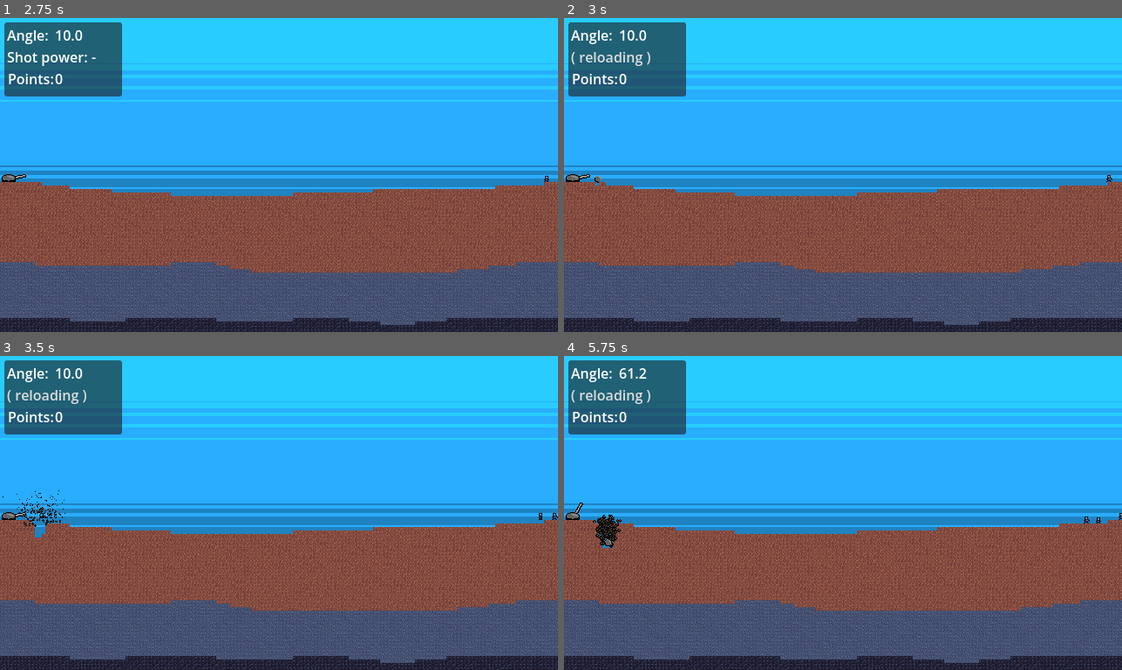
Above: before the commit, frames 1-4 (two rows, left to right).
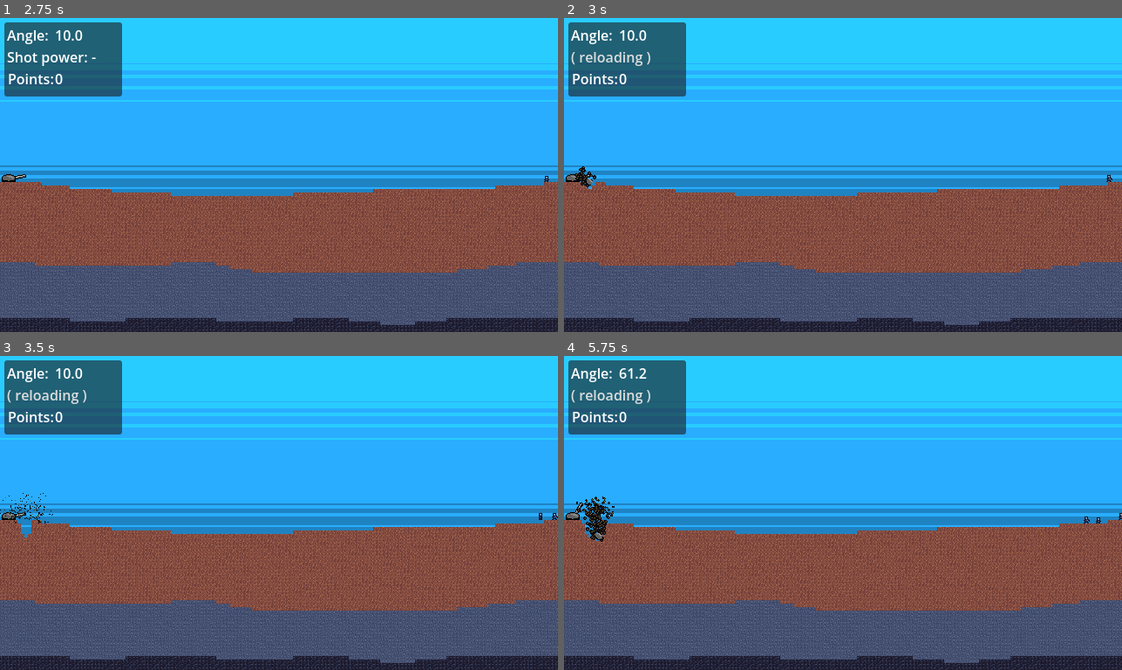
Above: after the commit, the same moments.

Repository: hunttis/ld-60
Game: Godot game, scene res://assets/scenes/master.tscn
Same seed, same stepped clock (60 frames per second), same inputs: the game is played once before the commit and once after it.
Inputs (mouse positions are in pixels of both pictures, inside the frame that each line leads up to):
- Up to frame 1 (2.75 s): click "Start" at 0.5 s; tap Enter at 1.25 s; move the mouse to (401, 159) at 1.27 s; hold Right (lower_cannon_angle) 1.28-2.03 s; move the mouse to (167, 190) at 2.02 s; tap Left (raise_cannon_angle) at 2.1 s
- Up to frame 2 (3 s): tap Space (shoot) at 2.75 s; move the mouse to (898, 105) at 2.77 s; hold Space (shoot) from 2.78 s (still down)
- Up to frame 3 (3.5 s): keep holding Space (shoot)
- Up to frame 4 (5.75 s): move the mouse to (815, 575) at 3.52 s; release Space (shoot) at 3.53 s; tap Right (lower_cannon_angle) at 3.6 s; tap Enter at 4.25 s; move the mouse to (1010, 560) at 4.27 s; hold Left (raise_cannon_angle) 4.28-5.03 s; move the mouse to (675, 465) at 5.02 s; tap Space (shoot) at 5.1 s

Frame 1 is identical in both runs. In frame 2, 0.1% of the frame differs, in the area x 1-7%, y 47-55%; in frame 3, 0.4%; in frame 4, 0.6%, in the area x 2-11%, y 44-62%.

Commit message:
Cannonball causes damage to enemies

Diff:
--- a/assets/scenes/ammo/cannonball.gd
+++ b/assets/scenes/ammo/cannonball.gd
@@ -27,7 +27,7 @@
       if tile_center.distance_to(center) <= destruction_radius:
         var info = tilemap_layer.get_cell_tile_data(coords)
         var tile_hitpoints = info.get_custom_data("hitpoints")
-        print("Hit tile HP: ", tile_hitpoints)
+        #print("Hit tile HP: ", tile_hitpoints)
         if health > tile_hitpoints:
           tilemap_layer.erase_cell(coords)
         health -= tile_hitpoints
--- a/assets/scenes/ammo/cannonball.tscn
+++ b/assets/scenes/ammo/cannonball.tscn
@@ -10,6 +10,8 @@
 radius = 8.0
 
 [node name="Cannonball" type="RigidBody2D" unique_id=631594940]
+collision_layer = 8
+collision_mask = 2
 physics_material_override = SubResource("PhysicsMaterial_gmekx")
 continuous_cd = 2
 contact_monitor = true
--- a/assets/scenes/enemies/enemy.gd
+++ b/assets/scenes/enemies/enemy.gd
@@ -62,3 +62,9 @@
 func _physics_process(delta):
   before_move.emit(delta)
   move_and_slide()
+
+func _on_enemy_hurtbox_body_entered(projectile: Node2D) -> void:
+  # only matches collision layer 4 (projectiles)
+  var cannonball_speed = projectile.linear_velocity.length()
+  take_damage(cannonball_speed / 20)
+  projectile.health -= 5
--- a/assets/scenes/enemies/enemy.tscn
+++ b/assets/scenes/enemies/enemy.tscn
@@ -13,11 +13,12 @@
 
 [node name="EnemyHurtbox" type="Area2D" parent="." unique_id=232993816]
 collision_layer = 2
-collision_mask = 0
-monitoring = false
+collision_mask = 8
 script = ExtResource("3_jitnm")
 
 [node name="Hurtbox" type="CollisionShape2D" parent="EnemyHurtbox" unique_id=1232385776]
 
 [node name="Sprite" type="AnimatedSprite2D" parent="." unique_id=1637856193]
 sprite_frames = ExtResource("3_47wg6")
+
+[connection signal="body_entered" from="EnemyHurtbox" to="." method="_on_enemy_hurtbox_body_entered"]
--- a/assets/wave_manager.gd
+++ b/assets/wave_manager.gd
@@ -31,7 +31,7 @@
   if !picked:
     return
 
-  print("Spawning ", picked.name,". Wave ", wave)
+  #print("Spawning ", picked.name,". Wave ", wave)
   enemy_controller.spawn(picked)
   spawn_cooldown.start(randf_range(0.5,1.5))
 
